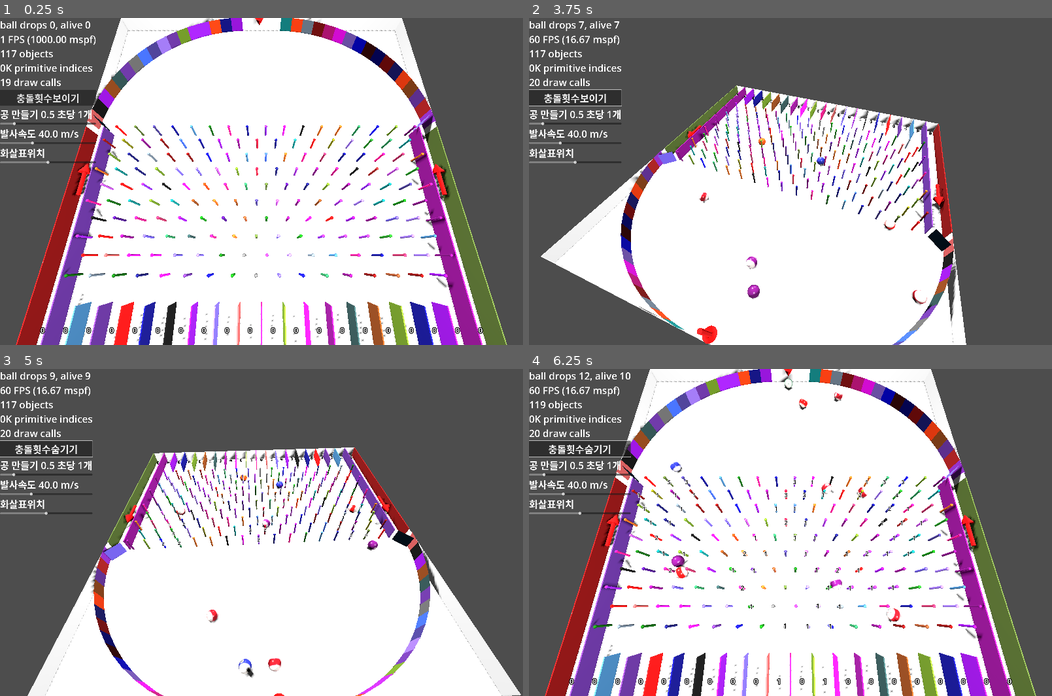
Above: before the commit, frames 1-4 (two rows, left to right).
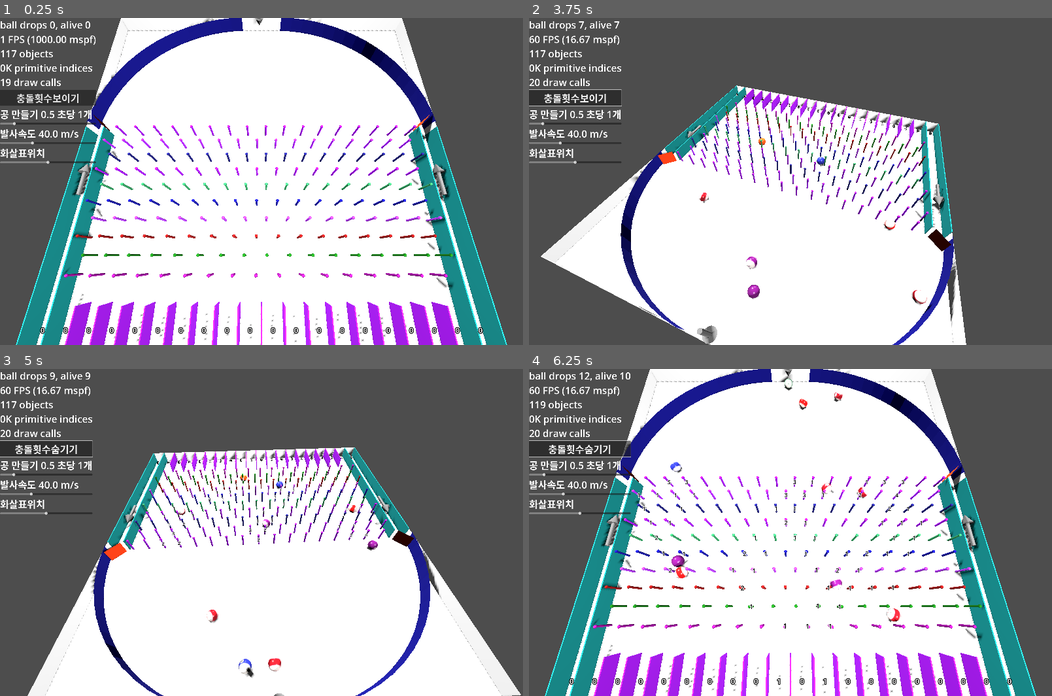
Above: after the commit, the same moments.

Repository: kasworld/gd4pinball
Game: Godot game, scene res://main.tscn
The game is run twice, just before and just after one commit, with the same random seed, the same clock (stepped at 60 frames per second) and the same inputs.
Inputs (mouse positions are in pixels of both pictures, inside the frame that each line leads up to):
- Up to frame 1 (0.25 s): no input
- Up to frame 2 (3.75 s): click "충돌횟수보이기" at 0.5 s; click "충돌횟수숨기기" at 1.25 s; tap Enter at 2, 2.1, 3.6 s; move the mouse to (905, 165) at 2.02 s; hold Right 2.03-2.78 s; click (905, 165) at 2.17 s; move the mouse to (685, 197) at 2.77 s; hold Left 2.78-3.53 s; tap 1 at 2.85 s; move the mouse to (842, 109) at 3.52 s; hold Right from 3.53 s (still down)
- Up to frame 3 (5 s): keep holding Right; move the mouse to (235, 597) at 4.27 s; tap 1 at 4.35 s; click (235, 597) at 4.42 s
- Up to frame 4 (6.25 s): move the mouse to (947, 581) at 5.02 s; release Right at 5.03 s; hold Left from 5.03 s (still down); tap Enter at 5.1 s; move the mouse to (633, 483) at 5.77 s; tap 1 at 5.85 s

The runs differ from the first frame. In frame 1, 17% of the frame differs, in the area x 3-97%, y 0-100%; in frame 2, 5.3%; in frame 3, 5.1%; in frame 4, 16%.

Commit message:
색 조정

Diff:
--- a/main.gd
+++ b/main.gd
@@ -7,11 +7,15 @@
 
 func _ready() -> void:
 	dark_colors = NamedColorList.make_dark_color_list(0.5)
-	$Arrow3DDrop.set_color(Color.RED).set_size(Config.BallRadius*6,Config.BallRadius/3,Config.BallRadius)
-	$Arrow3DDrop.position = Vector3(Config.WorldSize.x/2 + 0.25, Config.BallRadius*5, Config.BallRadius*1)
-	$Arrow3DShootLeft.set_color(Color.RED).set_size(Config.BallRadius*6,Config.BallRadius/3,Config.BallRadius)
+	var co = dark_colors.pick_random()[0]
+	var l = Config.BallRadius*6
+	var w = Config.BallRadius/3
+	var w2 = Config.BallRadius*1
+	$Arrow3DDrop.set_color(co).set_size(l,w,w2)
+	$Arrow3DDrop.position = Vector3(Config.WorldSize.x/2 + 0.25, l/2+Config.BallRadius*2, Config.BallRadius)
+	$Arrow3DShootLeft.set_color(co).set_size(l,w,w2)
 	$Arrow3DShootLeft.position = Vector3(Config.BallRadius, Config.WorldSize.y/2, Config.BounceArchRadius+3)
-	$Arrow3DShootRight.set_color(Color.RED).set_size(Config.BallRadius*6,Config.BallRadius/3,Config.BallRadius)
+	$Arrow3DShootRight.set_color(co).set_size(l,w,w2)
 	$Arrow3DShootRight.position = Vector3(Config.WorldSize.x- Config.BallRadius, Config.WorldSize.y/2, Config.BounceArchRadius+3)
 
 	reset_camera_pos()
@@ -43,41 +47,42 @@
 		$BallEndCounterContainer.add_child(lb)
 		ball_end_count.append(0)
 
+	var co = dark_colors.pick_random()[0]
 	for x in range(2,Config.WorldSize.x-1):
-		var w = preload("res://칸막이.tscn").instantiate(
-			).set_size( Vector3(Config.BallRadius/6, Config.WorldSize.y, 2)
-			).set_color(dark_colors.pick_random()[0])
+		var w = preload("res://칸막이.tscn").instantiate().set_color(co
+			).set_size( Vector3(Config.BallRadius/6, Config.WorldSize.y, 2) )
 		w.position = Vector3(x, Config.WorldSize.y/2, Config.WorldSize.z-1)
 		add_child(w)
 
+	co = dark_colors.pick_random()[0]
 	for x in [0, 1, Config.WorldSize.x-1, Config.WorldSize.x]:
 		var l = Config.WorldSize.z -Config.BounceArchRadius
-		var w = preload("res://칸막이.tscn").instantiate(
-			).set_size( Vector3(Config.BallRadius/6, Config.WorldSize.y, l)
-			).set_color(dark_colors.pick_random()[0])
+		var w = preload("res://칸막이.tscn").instantiate().set_color(co
+			).set_size( Vector3(Config.BallRadius/6, Config.WorldSize.y, l) )
 		w.position = Vector3(x, Config.WorldSize.y/2, Config.WorldSize.z-l/2)
 		add_child(w)
 
+	co = dark_colors.pick_random()[0]
 	for deg in range(5,90,5):
 		var rad = deg_to_rad(deg)
-		var w = preload("res://반사판.tscn").instantiate().set_color(dark_colors.pick_random()[0])
+		var w = preload("res://반사판.tscn").instantiate().set_color(co)
 		w.rotate_y(rad)
 		w.position = -Vector3(sin(rad), 0, cos(rad))*Config.BounceArchRadius + Vector3(Config.BounceArchRadius,Config.WorldSize.y/2,Config.BounceArchRadius)
 		add_child(w)
-
 		rad = PI - rad
-		w = preload("res://반사판.tscn").instantiate().set_color(dark_colors.pick_random()[0])
+		w = preload("res://반사판.tscn").instantiate().set_color(co)
 		w.rotate_y(PI+rad)
 		w.position = Vector3(sin(rad), 0, cos(rad) )*Config.BounceArchRadius + Vector3(Config.WorldSize.x-Config.BounceArchRadius,Config.WorldSize.y/2,Config.BounceArchRadius)
 		add_child(w)
 
+	co = dark_colors.pick_random()[0]
 	var rad = deg_to_rad(45)
 	var pos_z := Config.BounceArchRadius -0.5
-	var w = preload("res://반사판.tscn").instantiate().set_color(dark_colors.pick_random()[0])
+	var w = preload("res://반사판.tscn").instantiate().set_color(co)
 	w.rotate_y(PI-rad)
 	w.position = Vector3(sin(rad)*0.7, Config.WorldSize.y/2, pos_z )
 	add_child(w)
-	w = preload("res://반사판.tscn").instantiate().set_color(dark_colors.pick_random()[0])
+	w = preload("res://반사판.tscn").instantiate().set_color(co)
 	w.rotate_y(PI+rad)
 	w.position = Vector3(Config.WorldSize.x-sin(rad)*0.7, Config.WorldSize.y/2, pos_z)
 	add_child(w)
@@ -91,11 +96,11 @@
 	return lb
 
 func draw_pin_line(p1 :Vector3, p2 :Vector3, pin_count :int) -> void:
+	var co = dark_colors.pick_random()[0]
 	for i in pin_count:
 		var rate := float(i)/float(pin_count-1)
-		var b = preload("res://pin.tscn").instantiate(
-			).set_radius_height(Config.BallRadius/6, Config.WorldSize.y
-			).set_color(dark_colors.pick_random()[0])
+		var b = preload("res://pin.tscn").instantiate().set_color(co
+			).set_radius_height(Config.BallRadius/6, Config.WorldSize.y)
 		b.position = lerp(p1,p2,rate)
 		b.set_default_pos(b.position)
 		$PinContainer.add_child(b)
